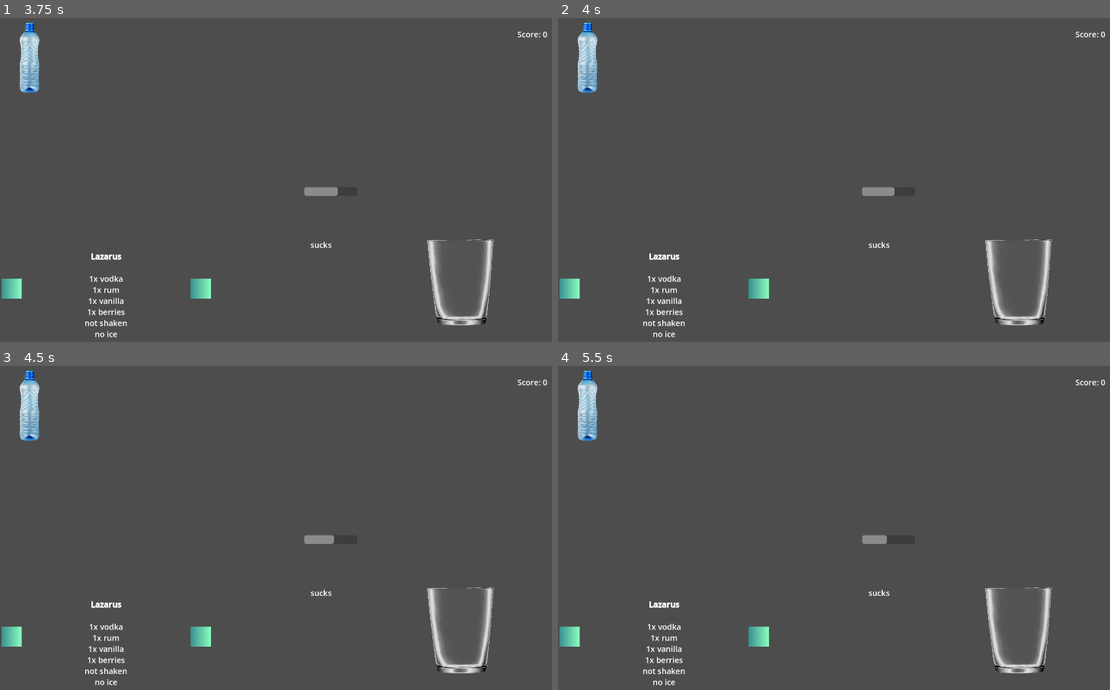
Above: before the commit, frames 1-4 (two rows, left to right).
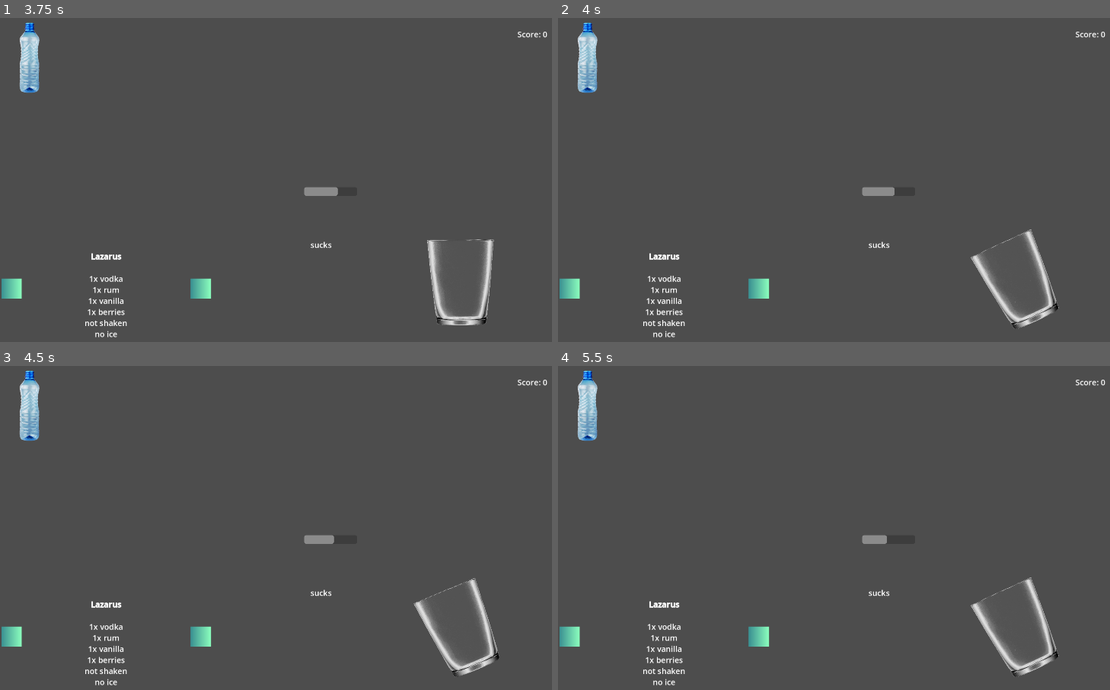
Above: after the commit, the same moments.

Repository: buficek7/GameJamBrno2024
Game: Godot game, scene res://scenes/Test Scene.tscn
Two runs of this game, one before a commit and one after it. Both use one fixed random seed, a clock stepped at 60 frames per second and the inputs below.
Inputs (mouse positions are in pixels of both pictures, inside the frame that each line leads up to):
- Up to frame 1 (3.75 s): click (198, 290) at 0.5 s; click (198, 290) at 1.25 s; click (198, 290) at 2 s; click (11, 290) at 2.75 s; tap Enter at 3.5 s; move the mouse to (529, 40) at 3.52 s; press the mouse at (529, 40) at 3.53 s
- Up to frame 2 (4 s): tap Space at 3.77 s; tap S (Shake) at 3.8 s
- Up to frame 3 (4.5 s): move the mouse to (320, 628) at 4.27 s; release the mouse at (320, 628) at 4.28 s; tap S (Shake) at 4.35 s
- Up to frame 4 (5.5 s): tap Space at 4.52 s; click (878, 628) at 4.55 s; move the mouse to (922, 459) at 5.02 s; press the mouse at (922, 459) at 5.03 s; tap S (Shake) at 5.3 s

Frame 1 is identical in both runs. In frame 2, 1.5% of the frame differs, in the area x 74-91%, y 65-97%; in frame 3, 1.4%; in frame 4, 1.5%.

Commit message:
animantion

Diff:
--- a/scenes/Test Scene.tscn
+++ b/scenes/Test Scene.tscn
@@ -23,6 +23,44 @@
 
 [sub_resource type="RectangleShape2D" id="RectangleShape2D_hm5ap"]
 size = Vector2(70, 120)
+
+[sub_resource type="Animation" id="Animation_6bwn5"]
+resource_name = "Ing_Added"
+length = 0.5
+step = 0.01
+tracks/0/type = "value"
+tracks/0/imported = false
+tracks/0/enabled = true
+tracks/0/path = NodePath(".:rotation")
+tracks/0/interp = 1
+tracks/0/loop_wrap = true
+tracks/0/keys = {
+"times": PackedFloat32Array(0, 0.14, 0.16, 0.33, 0.34, 0.5),
+"transitions": PackedFloat32Array(1, 1, 1, 1, 1, 1),
+"update": 0,
+"values": [0.0, -0.466851, -0.466851, 0.515708, 0.515708, 0.0]
+}
+
+[sub_resource type="Animation" id="Animation_fi6sl"]
+length = 0.001
+tracks/0/type = "value"
+tracks/0/imported = false
+tracks/0/enabled = true
+tracks/0/path = NodePath(".:rotation")
+tracks/0/interp = 1
+tracks/0/loop_wrap = true
+tracks/0/keys = {
+"times": PackedFloat32Array(0),
+"transitions": PackedFloat32Array(1),
+"update": 0,
+"values": [0.0]
+}
+
+[sub_resource type="AnimationLibrary" id="AnimationLibrary_3kmr7"]
+_data = {
+"Ing_Added": SubResource("Animation_6bwn5"),
+"RESET": SubResource("Animation_fi6sl")
+}
 
 [sub_resource type="CapsuleShape2D" id="CapsuleShape2D_glpd3"]
 radius = 57.21
@@ -143,6 +181,11 @@
 scale = Vector2(0.1, 0.1)
 texture = ExtResource("2_x6y8s")
 
+[node name="AnimationPlayer" type="AnimationPlayer" parent="DrinkDish"]
+libraries = {
+"": SubResource("AnimationLibrary_3kmr7")
+}
+
 [node name="water" type="Area2D" parent="." node_paths=PackedStringArray("drinkDish")]
 position = Vector2(-866, -410)
 script = ExtResource("1_nhgtr")
--- a/scripts/Dish.gd
+++ b/scripts/Dish.gd
@@ -7,20 +7,12 @@
 @export var scaleTexture = Vector2(0.1, 0.1)
 @export var scaleTextureMax = 0.25
 @export var scaleMax = 0.01
+@onready var anim = $AnimationPlayer
 var currentscale = scaleTexture
 var mouse_hover = false
 # Called when the node enters the scene tree for the first time.
 func _ready():
 	pass
-
-
-# Called every frame. 'delta' is the elapsed time since the previous frame.
-func _process(_delta):
-	if not ingEmpty():
-		texture.scale = currentscale
-	else:
-		texture.scale = scaleTexture
-		currentscale = scaleTexture
 
 
 func ingEmpty():
@@ -49,10 +41,9 @@
 	ingredients.clear()
 
 func addIngredient(ingredient):
+	anim.play("Ing_Added")
 	print_debug("Added ingridient")
 	print_debug(ingredient)
-	if currentscale.x + scaleMax <= scaleTextureMax and ingredient != "shaken":
-		currentscale = Vector2(currentscale.x + scaleMax, currentscale.y + scaleMax)
 	ingredients[ingredient] = ingredients.get(ingredient, 0) + 1
 
 func dish_ready():
Not shown: 1 places in scenes/Test Scene.tscn that only renumber resources
